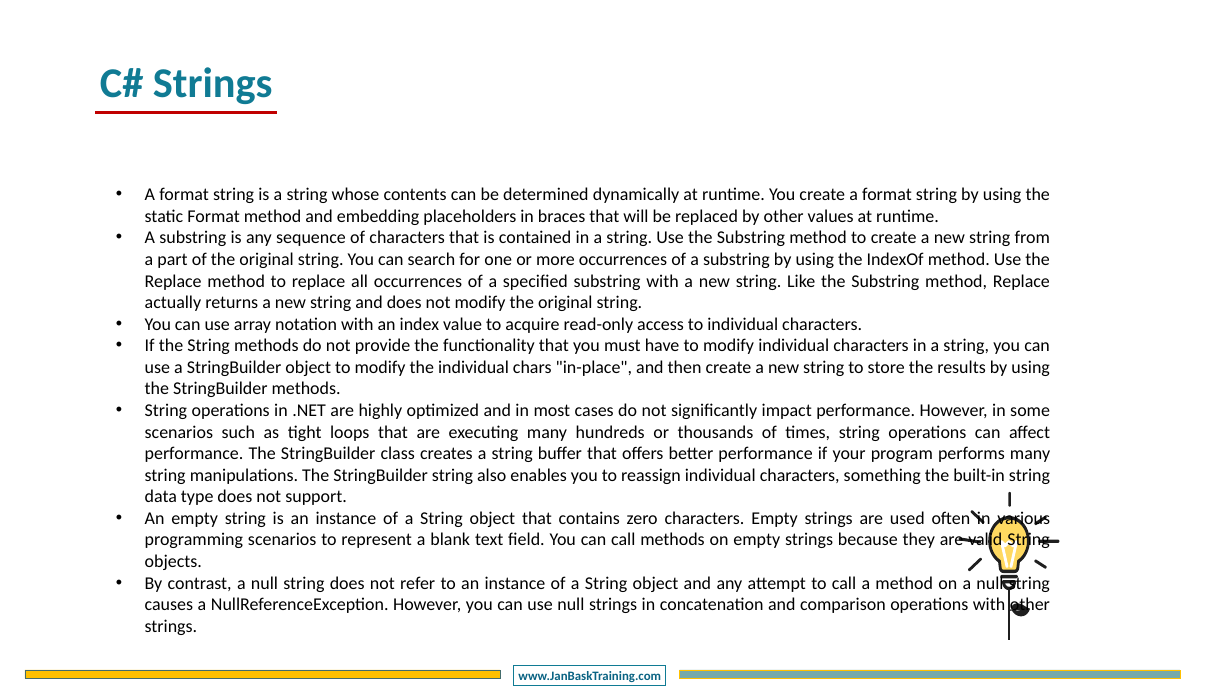
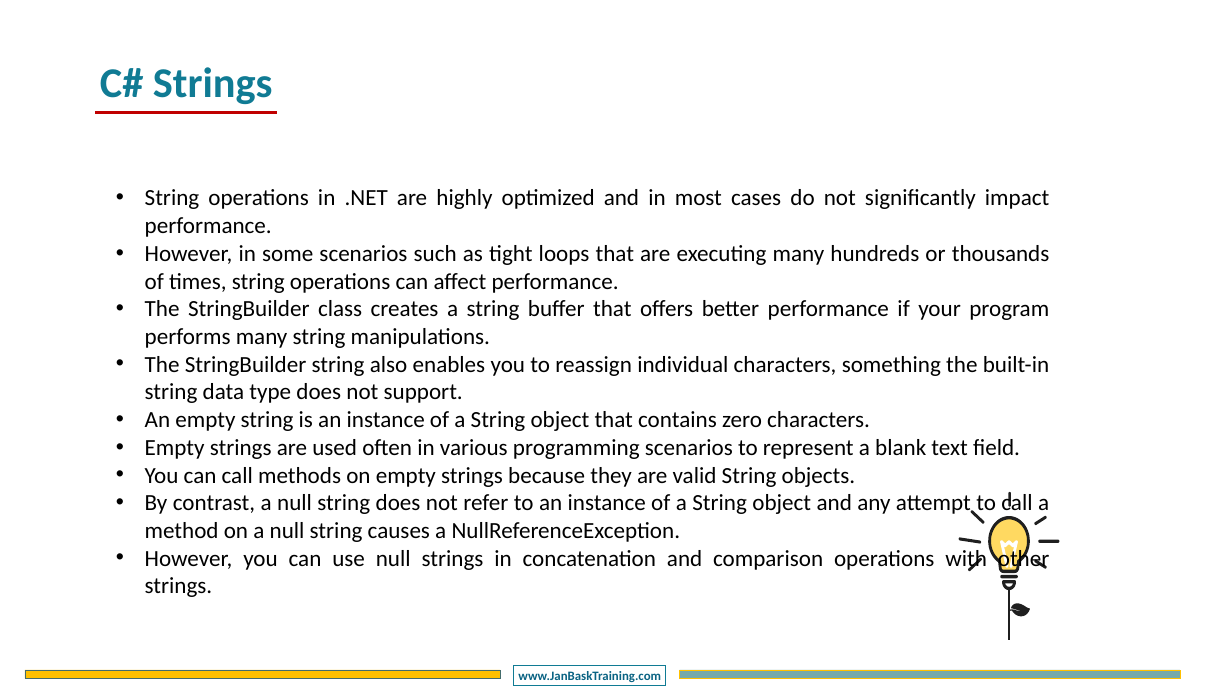
Before and after one commit to DotNetTraining/DotNetEssentials, a slide deck: slide 20 of slides/OOPC/OOPC - Chapter2.pptx (slide 17 before the commit). Drawn at 1232x693 pixels with LibreOffice and Linux fonts; fonts in the diff are those of the drawing; background and template pictures are left out. Boxes give left, top, right and bottom in pixels: in the first picture for what was removed or moved away, otherwise in the second. Text is boxed around its words. In the diff, an @@ line names an element or a change of style, - is before the commit and + after.

Commit message:
formatted for consistency

```diff
--- a/slides/OOPC/OOPC - Chapter2.pptx
+++ b/slides/OOPC/OOPC - Chapter2.pptx
@@ text at (145,189,1050,597): text changed; size 28 to 36 pt @@
-• A format string is a string whose contents can be determined dynamically at runtime. You create a format string by using the static Format method and embedding placeholders in braces that will be replaced by other values at runtime.
-• A substring is any sequence of characters that is contained in a string. Use the Substring method to create a new string from a part of the original string. You can search for one or more occurrences of a substring by using the IndexOf method. Use the Replace method to replace all occurrences of a specified substring with a new string. Like the Substring method, Replace actually returns a new string and does not modify the original string.
-• You can use array notation with an index value to acquire read-only access to individual characters.
-• If the String methods do not provide the functionality that you must have to modify individual characters in a string, you can use a StringBuilder object to modify the individual chars "in-place", and then create a new string to store the results by using the StringBuilder methods.
-• String operations in .NET are highly optimized and in most cases do not significantly impact performance. However, in some scenarios such as tight loops that are executing many hundreds or thousands of times, string operations can affect performance. The StringBuilder class creates a string buffer that offers better performance if your program performs many string manipulations. The StringBuilder string also enables you to reassign individual characters, something the built-in string data type does not support.
-• An empty string is an instance of a String object that contains zero characters. Empty strings are used often in various programming scenarios to represent a blank text field. You can call methods on empty strings because they are valid String objects.
-• By contrast, a null string does not refer to an instance of a String object and any attempt to call a method on a null string causes a NullReferenceException. However, you can use null strings in concatenation and comparison operations with other strings.
+• String operations in .NET are highly optimized and in most cases do not significantly impact performance.
+• However, in some scenarios such as tight loops that are executing many hundreds or thousands of times, string operations can affect performance.
+• The StringBuilder class creates a string buffer that offers better performance if your program performs many string manipulations.
+• The StringBuilder string also enables you to reassign individual characters, something the built-in string data type does not support.
+• An empty string is an instance of a String object that contains zero characters.
+• Empty strings are used often in various programming scenarios to represent a blank text field.
+• You can call methods on empty strings because they are valid String objects.
+• By contrast, a null string does not refer to an instance of a String object and any attempt to call a method on a null string causes a NullReferenceException.
+• However, you can use null strings in concatenation and comparison operations with other strings.
```
Also in this commit, not shown: 16 other slides changed, 8 slides added, 7 slides removed, 7 other files.
